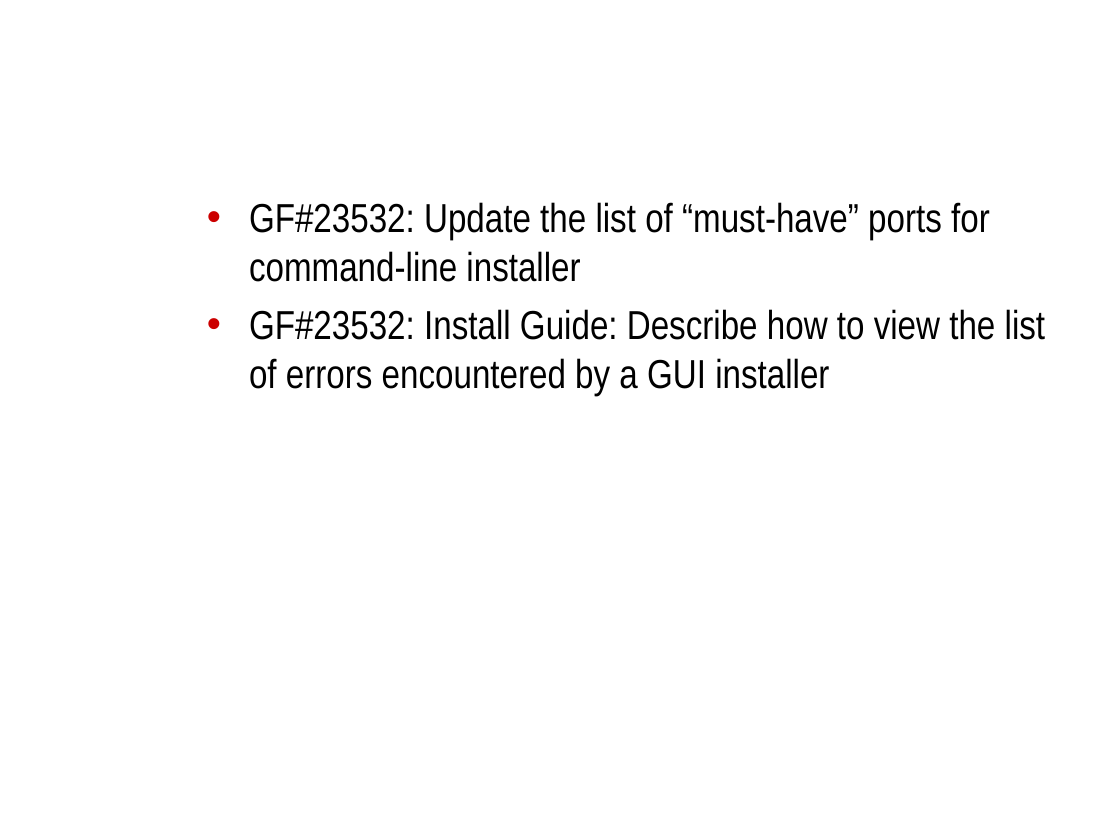
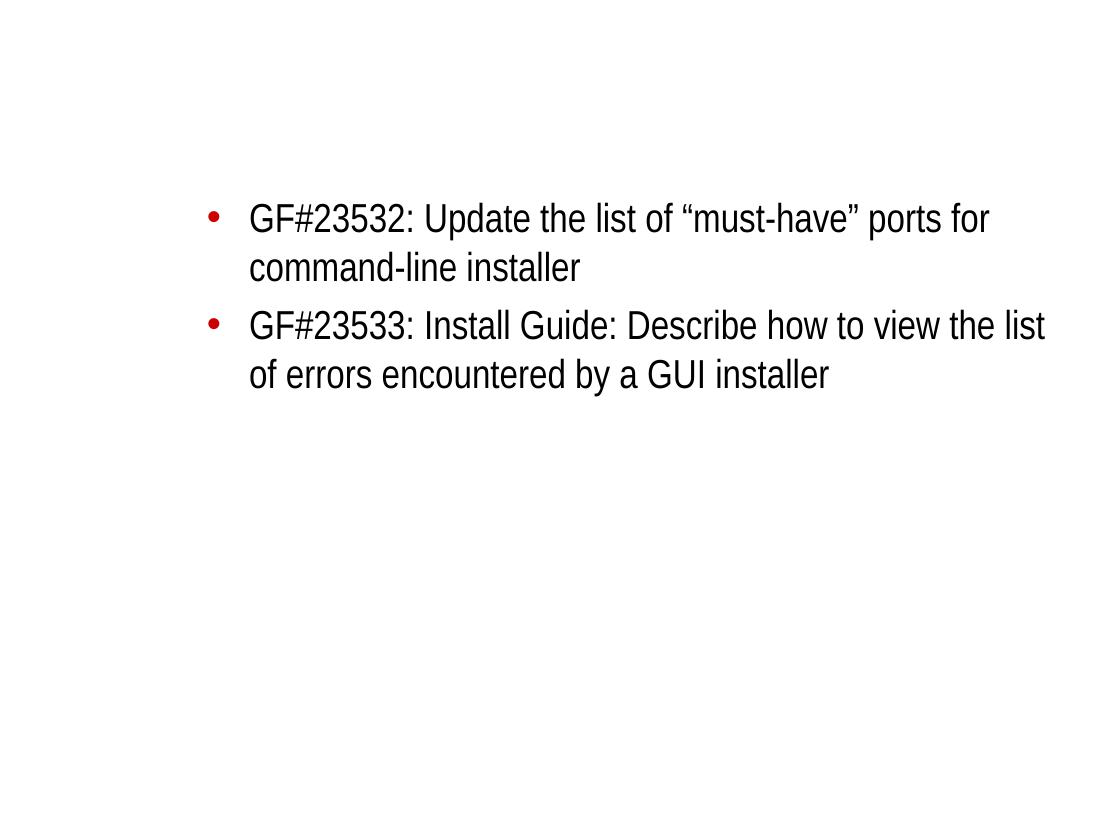
Before and after one commit to NCIP/caarray-docs, a slide deck: slide 7 of project_management/open_meetings/CDL Meeting 2009.09.25.ppt. Drawn at 1120x840 pixels with LibreOffice and Linux fonts; fonts in the diff are those of the drawing; background and template pictures are left out. Boxes give left, top, right and bottom in pixels: in the first picture for what was removed or moved away, otherwise in the second. Text is boxed around its words. In the diff, an @@ line names an element or a change of style, - is before the commit and + after.

Commit message:
corrected a GF issue #.

```diff
--- a/project_management/open_meetings/CDL Meeting 2009.09.25.ppt
+++ b/project_management/open_meetings/CDL Meeting 2009.09.25.ppt
@@ text at box(249, 309, 1046, 396): text changed @@
-• GF#23532: Install Guide: Describe how to view the list of errors encountered by a GUI installer
+• GF#23533: Install Guide: Describe how to view the list of errors encountered by a GUI installer
```
